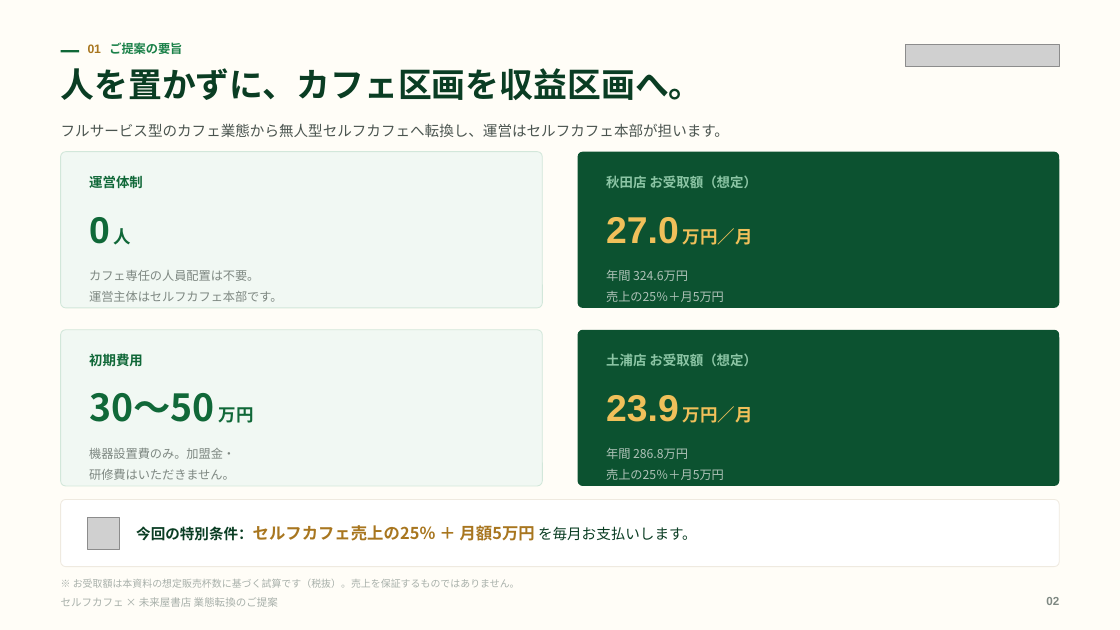
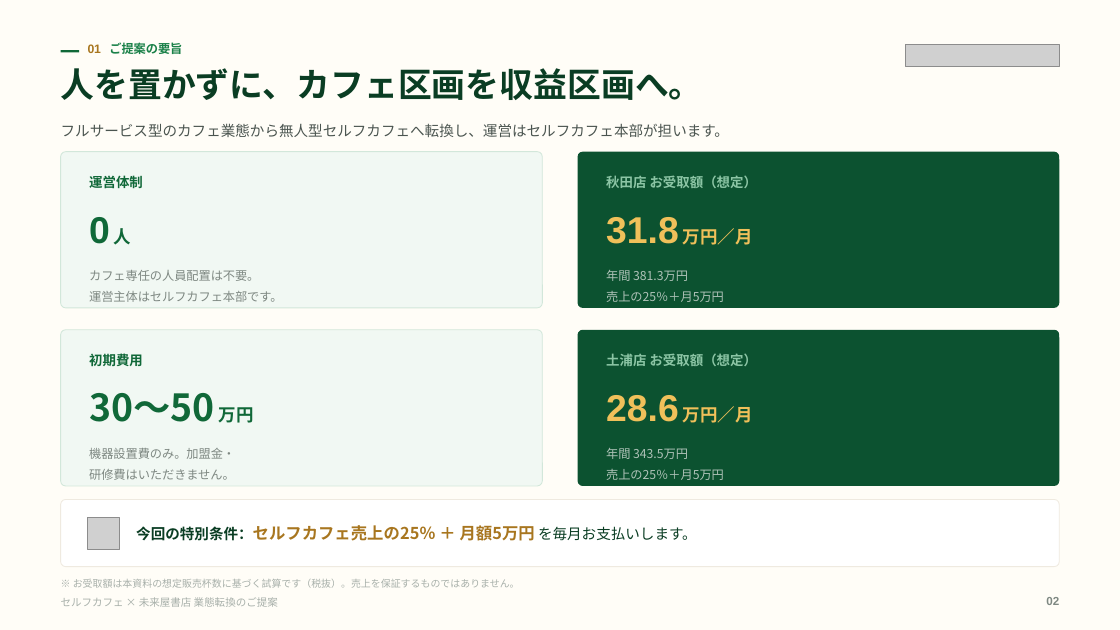
Before and after one commit to a5408071-cmd/suzuki-ceo, a slide deck: slide 2 of selfcafe-miraiya-deck/selfcafe-miraiya-deck.pptx. Drawn at 1120x630 pixels with LibreOffice and Linux fonts; fonts in the diff are those of the drawing; grey boxes stand for pictures. Boxes give left, top, right and bottom in pixels: in the first picture for what was removed or moved away, otherwise in the second. Text is boxed around its words. In the diff, an @@ line names an element or a change of style, - is before the commit and + after.

```diff
--- a/selfcafe-miraiya-deck/selfcafe-miraiya-deck.pptx
+++ b/selfcafe-miraiya-deck/selfcafe-miraiya-deck.pptx
@@ text at <box>606,217,753,245</box>: text changed @@
-27.0 万円／月
+31.8 万円／月
@@ text at <box>606,270,688,281</box>: text changed @@
-年間 324.6万円
+年間 381.3万円
@@ text at <box>606,395,753,423</box>: text changed @@
-23.9 万円／月
+28.6 万円／月
@@ text at <box>606,448,688,459</box>: text changed @@
-年間 286.8万円
+年間 343.5万円
```
Also in this commit, not shown: 4 other slides changed, 3 other files.
